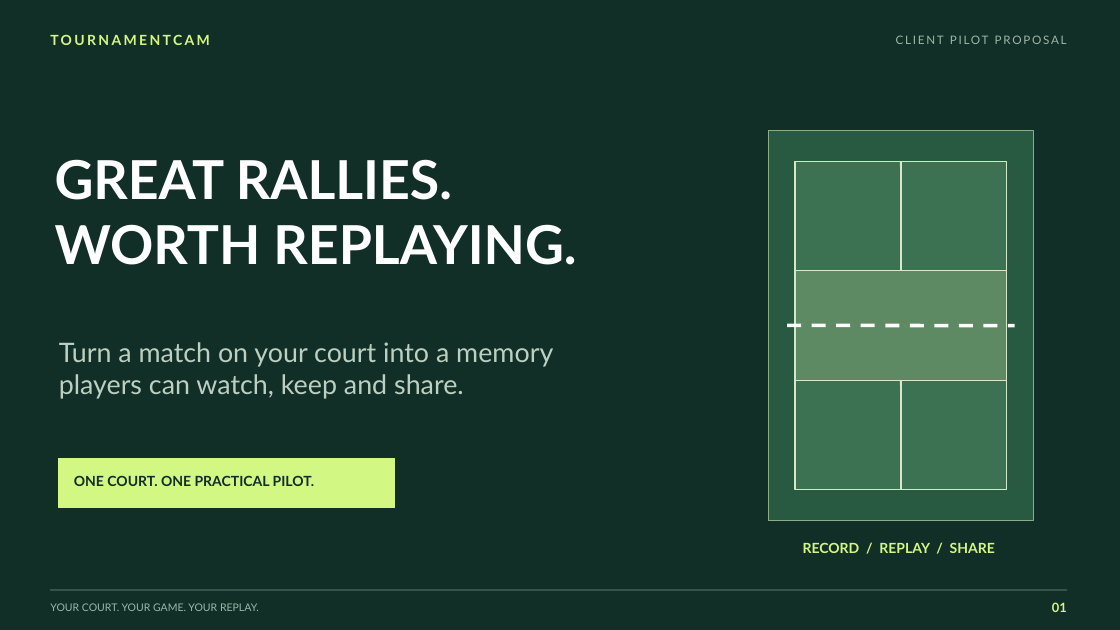
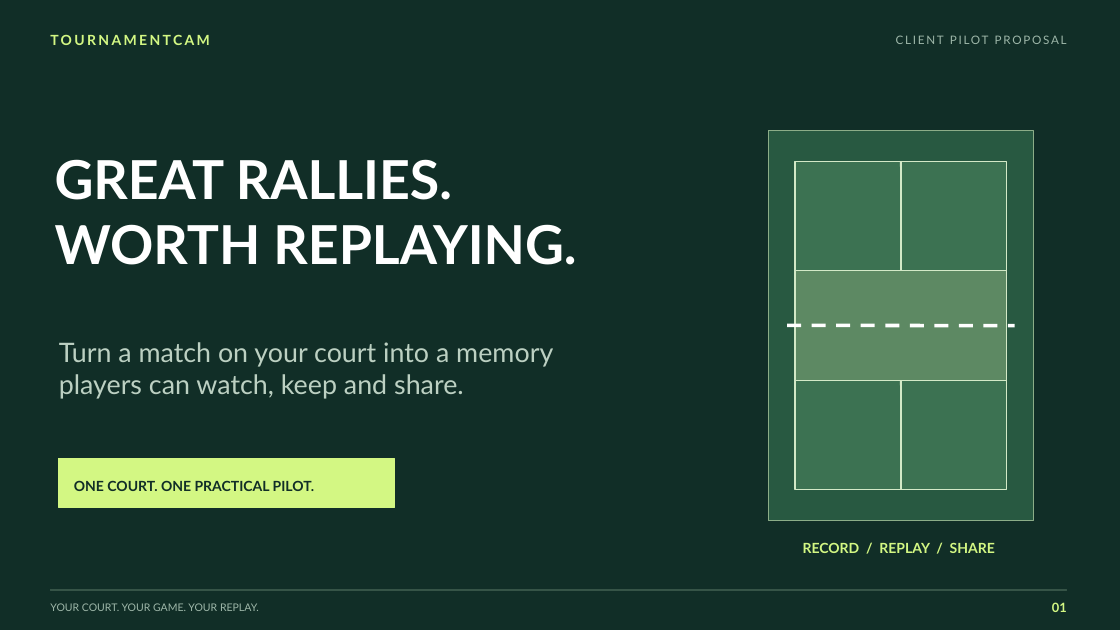
Before and after one commit to verCaparas101094/tournamentcampoc, a slide deck: slide 1 of docs/TournamentCam-Client-Pitch.pptx. Drawn at 1120x630 pixels with LibreOffice and Linux fonts; fonts in the diff are those of the drawing. Boxes give left, top, right and bottom in pixels: in the first picture for what was removed or moved away, otherwise in the second. Text is boxed around its words. In the diff, an @@ line names an element or a change of style, - is before the commit and + after.

```diff
--- a/docs/TournamentCam-Client-Pitch.pptx
+++ b/docs/TournamentCam-Client-Pitch.pptx
@@ text "ONE COURT. ONE PRACTICAL PILOT." moved from (x1=74, y1=475, x2=314, y2=486) to (x1=74, y1=480, x2=314, y2=491) @@
```
Also in this commit, not shown: 17 other files.
